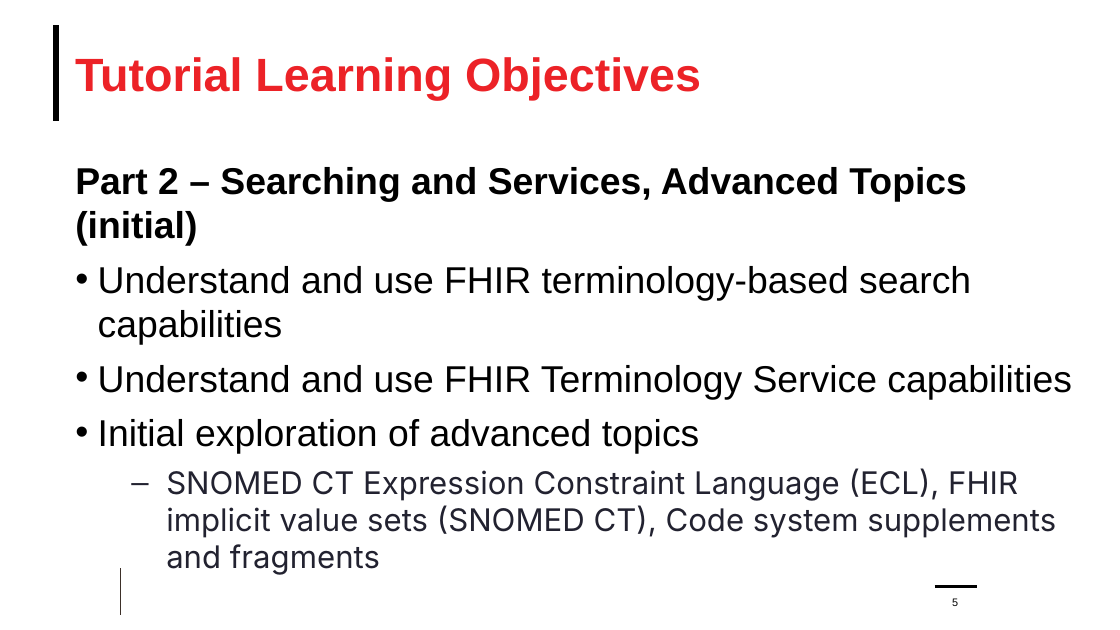
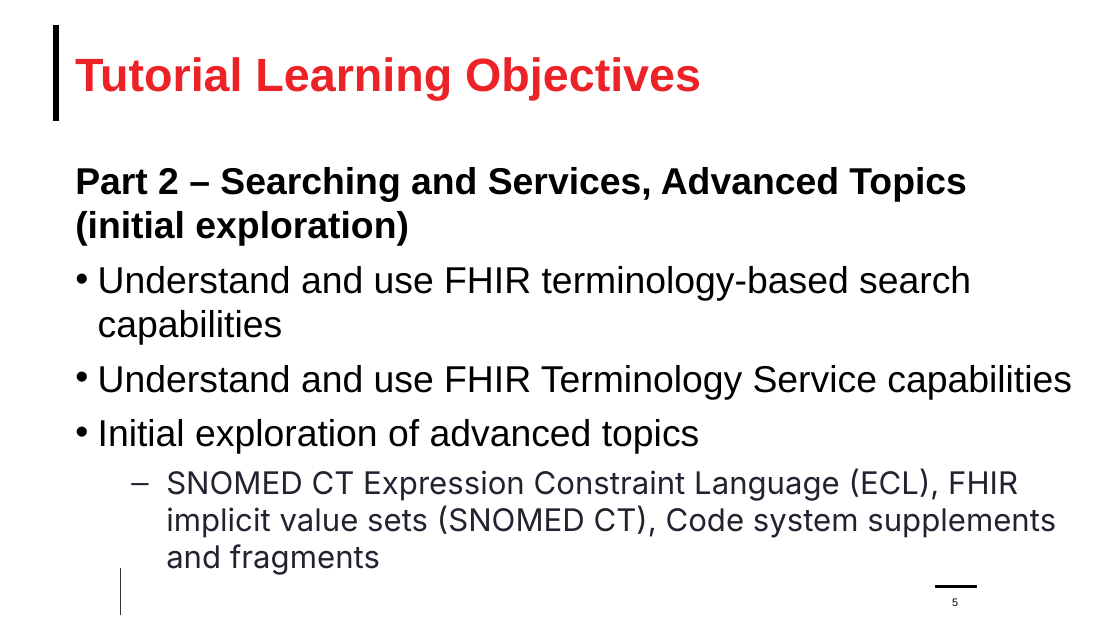
Before and after one commit to FHIR/documents, a slide deck: slide 5 of presentations/2024-04 Webinars/FHIR-Terminology-Part-2-2024-04-24.pptx. Drawn at 1120x630 pixels with LibreOffice and Linux fonts; fonts in the diff are those of the drawing; background and template pictures are left out. Boxes give left, top, right and bottom in pixels: in the first picture for what was removed or moved away, otherwise in the second. Text is boxed around its words. In the diff, an @@ line names an element or a change of style, - is before the commit and + after.

Commit message:
Minor update.

```diff
--- a/presentations/2024-04 Webinars/FHIR-Terminology-Part-2-2024-04-24.pptx
+++ b/presentations/2024-04 Webinars/FHIR-Terminology-Part-2-2024-04-24.pptx
@@ text at (75,167,966,246): text changed @@
-Part 2 – Searching and Services, Advanced Topics (initial)
+Part 2 – Searching and Services, Advanced Topics (initial exploration)
```
Also in this commit, not shown: 1 other slide changed.
